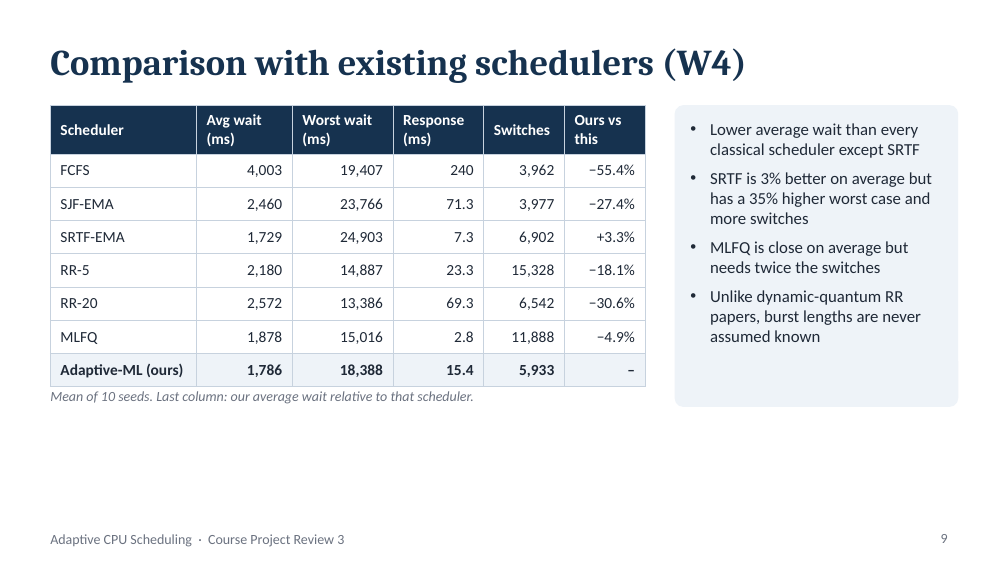
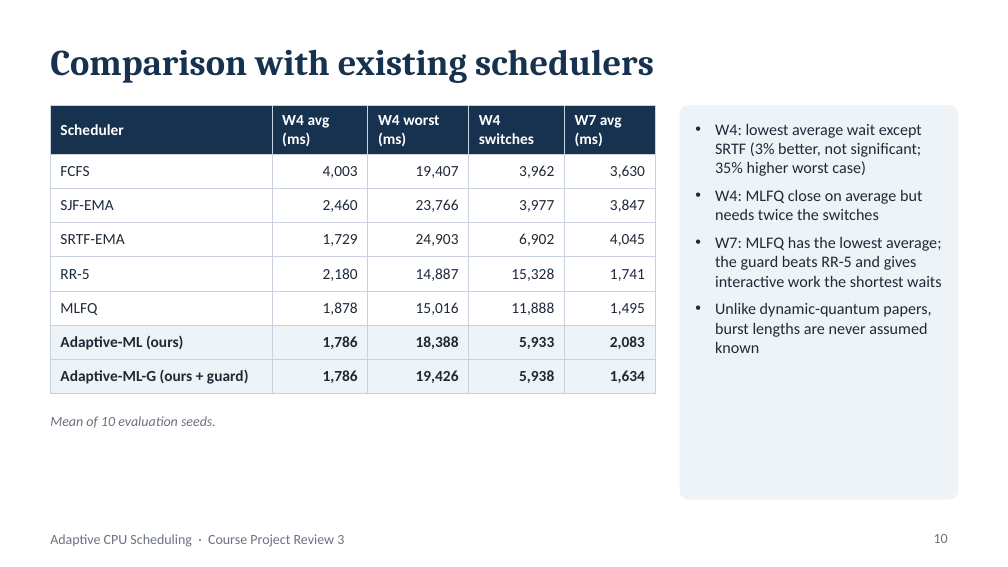
Before and after one commit to Shivaansh29/Adaptive-CPU-Scheduling-project-OS, a slide deck: slide 10 of docs/reviews/Review_3.pptx (slide 9 before the commit). Drawn at 1008x567 pixels with LibreOffice and Linux fonts; fonts in the diff are those of the drawing. Boxes give left, top, right and bottom in pixels: in the first picture for what was removed or moved away, otherwise in the second. Text is boxed around its words. In the diff, an @@ line names an element or a change of style, - is before the commit and + after.

```diff
--- a/docs/reviews/Review_3.pptx
+++ b/docs/reviews/Review_3.pptx
@@ title at bbox=[50, 49, 654, 83]: text changed @@
-Comparison with existing schedulers (W4)
+Comparison with existing schedulers
@@ table at bbox=[50, 106, 655, 388] @@
-column 1: Scheduler | FCFS | SJF-EMA | SRTF-EMA | RR-5 | RR-20 | MLFQ | Adaptive-ML (ours)
-column 2: Avg wait (ms) | 4,003 | 2,460 | 1,729 | 2,180 | 2,572 | 1,878 | 1,786
-column 3: Worst wait (ms) | 19,407 | 23,766 | 24,903 | 14,887 | 13,386 | 15,016 | 18,388
-column 4: Response (ms) | 240 | 71.3 | 7.3 | 23.3 | 69.3 | 2.8 | 15.4
-column 5: Switches | 3,962 | 3,977 | 6,902 | 15,328 | 6,542 | 11,888 | 5,933
-column 6: Ours vs this | −55.4% | −27.4% | +3.3% | −18.1% | −30.6% | −4.9% | –
+column 1: Scheduler | FCFS | SJF-EMA | SRTF-EMA | RR-5 | MLFQ | Adaptive-ML (ours) | Adaptive-ML-G (ours + guard)
+column 2: W4 avg (ms) | 4,003 | 2,460 | 1,729 | 2,180 | 1,878 | 1,786 | 1,786
+column 3: W4 worst (ms) | 19,407 | 23,766 | 24,903 | 14,887 | 15,016 | 18,388 | 19,426
+column 4: W4 switches | 3,962 | 3,977 | 6,902 | 15,328 | 11,888 | 5,933 | 5,938
+column 5: W7 avg (ms) | 3,630 | 3,847 | 4,045 | 1,741 | 1,495 | 2,083 | 1,634
@@ table: place and size @@
-table at bbox=[50, 106, 645, 382]
+table at bbox=[50, 106, 655, 388]
@@ rounded rectangle: place and size @@
-rounded rectangle at bbox=[675, 106, 958, 406]
+rounded rectangle at bbox=[680, 106, 958, 499]
@@ text at bbox=[715, 124, 941, 353]: text changed; size 12 to 11.5 pt @@
-• Lower average wait than every classical scheduler except SRTF
-• SRTF is 3% better on average but has a 35% higher worst case and more switches
-• MLFQ is close on average but needs twice the switches
-• Unlike dynamic-quantum RR papers, burst lengths are never assumed known
+• W4: lowest average wait except SRTF (3% better, not significant; 35% higher worst case)
+• W4: MLFQ close on average but needs twice the switches
+• W7: MLFQ has the lowest average; the guard beats RR-5 and gives interactive work the shortest waits
+• Unlike dynamic-quantum papers, burst lengths are never assumed known
@@ text at bbox=[50, 416, 216, 428]: text changed @@
-Mean of 10 seeds. Last column: our average wait relative to that scheduler.
+Mean of 10 evaluation seeds.
@@ page number at bbox=[934, 534, 948, 543]: text changed @@
-9
+10
```
Also in this commit, not shown: 5 other slides changed, 5 slides added, 4 slides removed, 19 other files.
